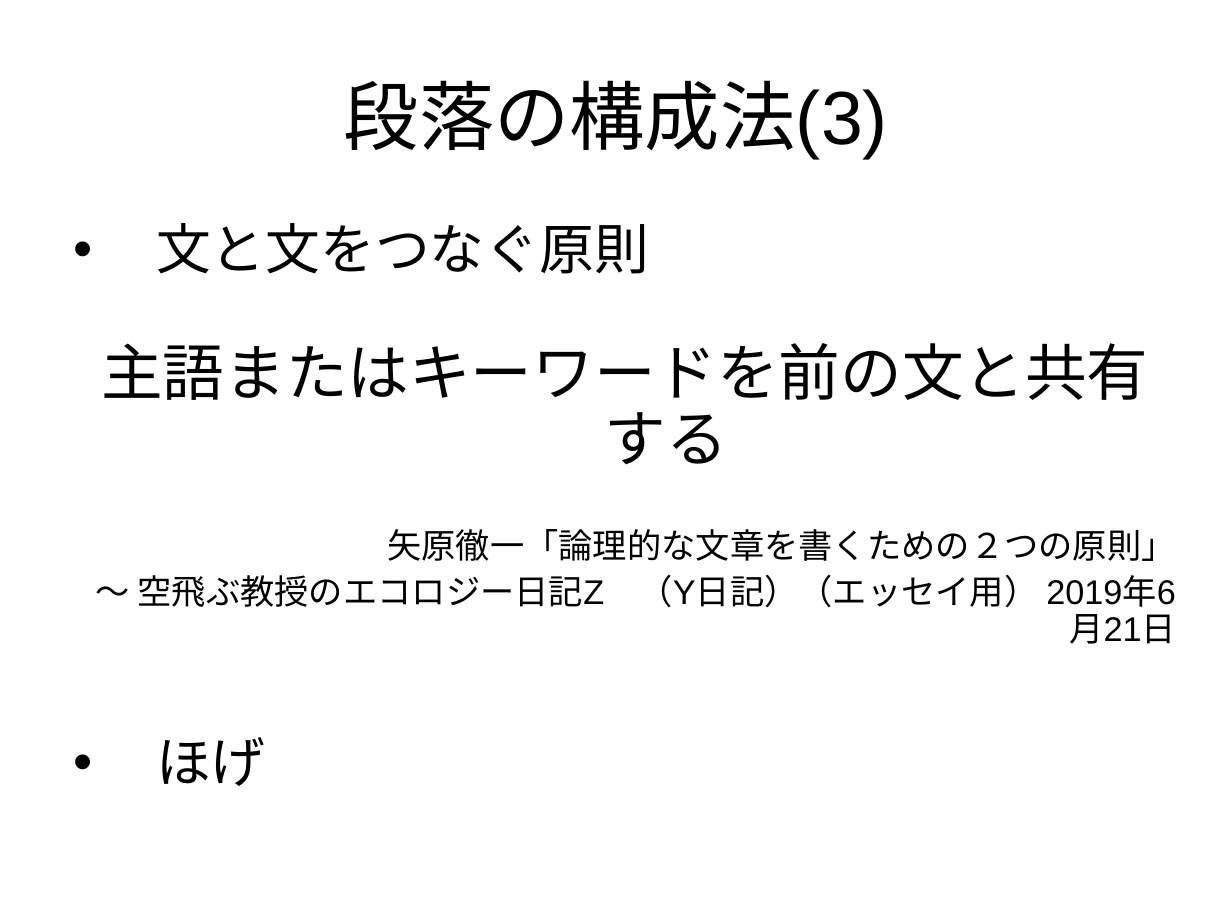
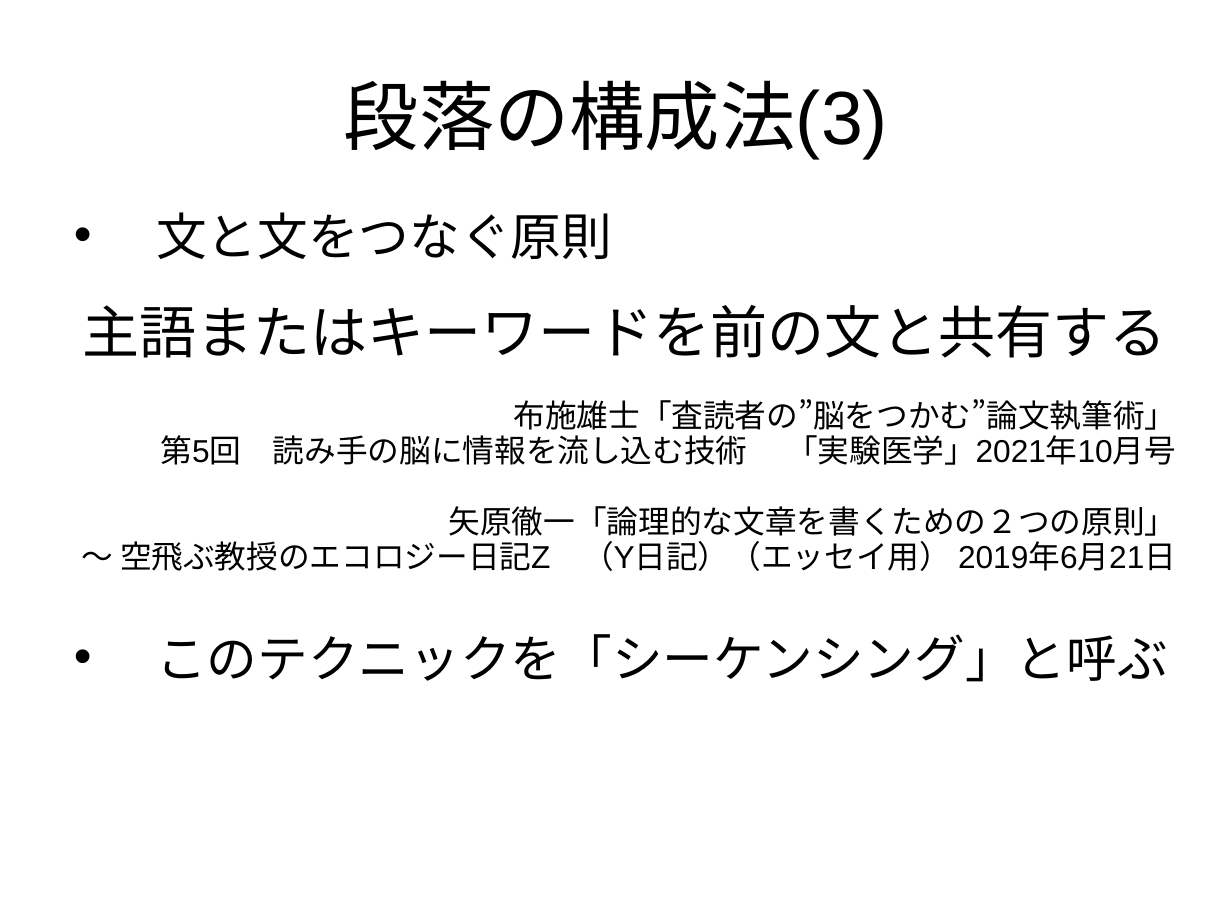
Before and after one commit to yugism/Writing, a slide deck: slide 8 of writing01.ppt. Drawn at 1232x924 pixels with LibreOffice and Linux fonts; fonts in the diff are those of the drawing. Boxes give left, top, right and bottom in pixels: in the first picture for what was removed or moved away, otherwise in the second. Text is boxed around its words. In the diff, an @@ line names an element or a change of style, - is before the commit and + after.

Commit message:
シーケンシング
「シーケンシング」について追記

```diff
--- a/writing01.ppt
+++ b/writing01.ppt
@@ text at (x1=81, y1=212, x2=1177, y2=571): size 32 to 29.6 pt in "文と文をつなぐ原則"; size 36 to 33.3 pt in "主語またはキーワードを前の文と共有する"; size 20 to 18.5 pt in "矢原徹一「論理的な文章を書くための２つの原則」", "〜 空飛ぶ教授のエコロジー日記Z （Y日記）（エッセイ用） 2019年6月21日"; line spacing 0.9 to 0.7 @@
@@ text at (x1=160, y1=399, x2=1177, y2=465): paragraphs added @@
+布施雄士「査読者の”脳をつかむ”論文執筆術」
+第5回 読み手の脳に情報を流し込む技術 「実験医学」2021年10月号
@@ text at (x1=156, y1=634, x2=1168, y2=682): text changed; size 32 to 29.6 pt @@
-• ほげ
+• このテクニックを「シーケンシング」と呼ぶ
```
Also in this commit, not shown: 5 other files.
